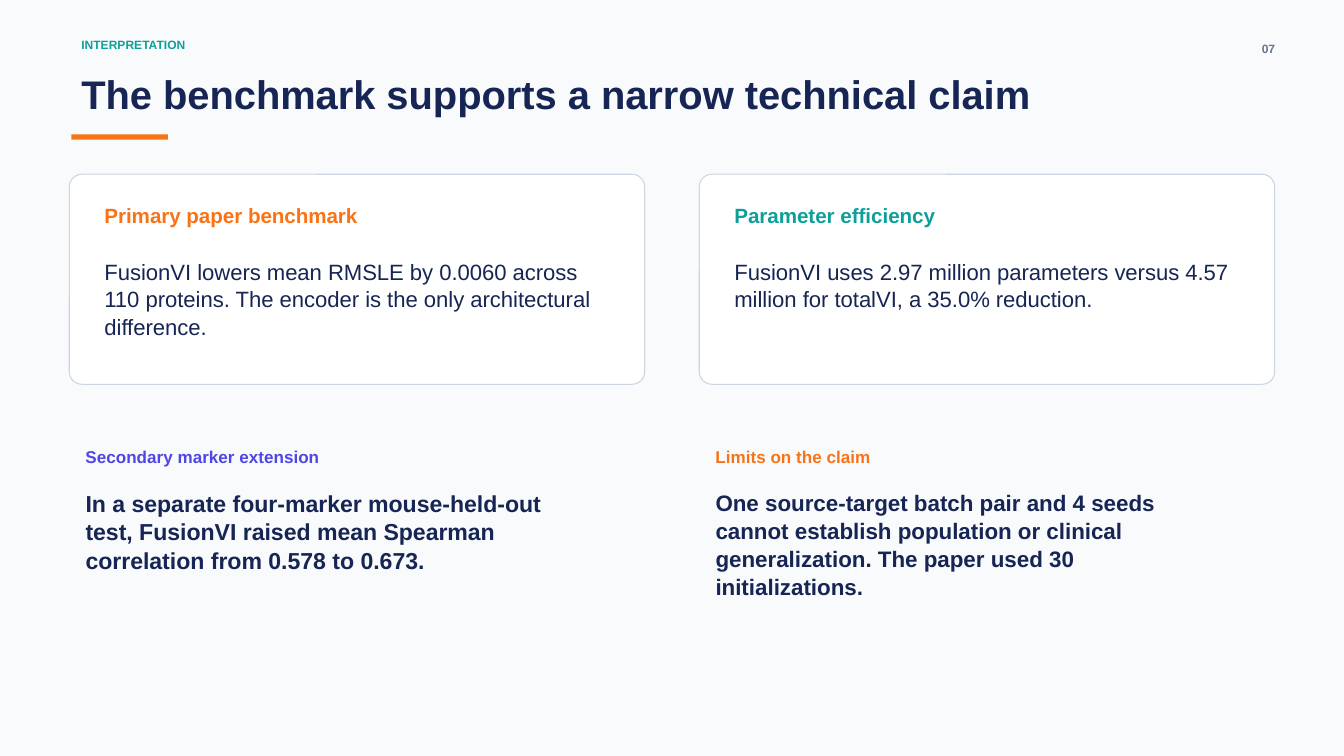
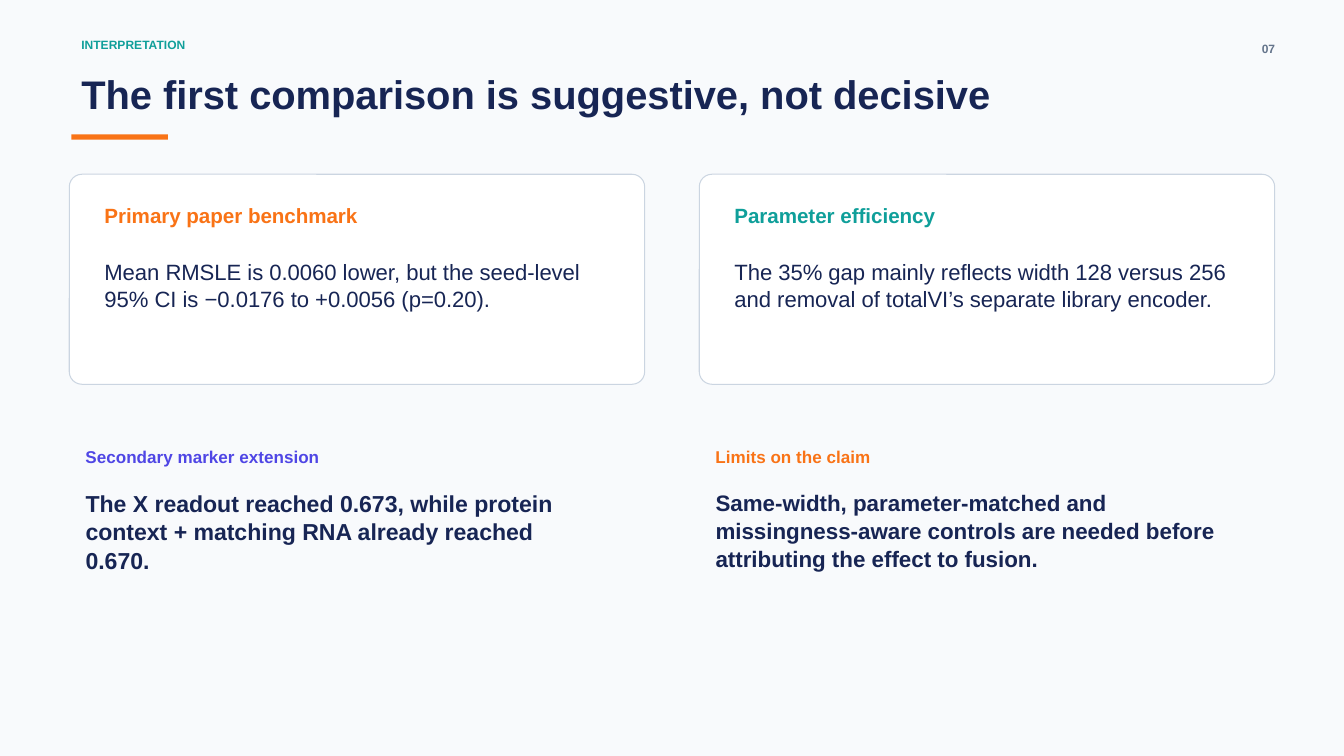
Before and after one commit to nazirad19/FusionVI, a slide deck: slide 7 of deliverables/FusionVI_Paper_Benchmark_Presentation.pptx. Drawn at 1344x756 pixels with LibreOffice and Linux fonts; fonts in the diff are those of the drawing. Boxes give left, top, right and bottom in pixels: in the first picture for what was removed or moved away, otherwise in the second. Text is boxed around its words. In the diff, an @@ line names an element or a change of style, - is before the commit and + after.

```diff
--- a/deliverables/FusionVI_Paper_Benchmark_Presentation.pptx
+++ b/deliverables/FusionVI_Paper_Benchmark_Presentation.pptx
@@ text at (x1=81, y1=80, x2=990, y2=118): text changed @@
-The benchmark supports a narrow technical claim
+The first comparison is suggestive, not decisive
@@ text at (x1=104, y1=264, x2=580, y2=312): text changed @@
-FusionVI lowers mean RMSLE by 0.0060 across 110 proteins. The encoder is the only architectural difference.
+Mean RMSLE is 0.0060 lower, but the seed-level 95% CI is −0.0176 to +0.0056 (p=0.20).
@@ text at (x1=734, y1=264, x2=1226, y2=312): text changed @@
-FusionVI uses 2.97 million parameters versus 4.57 million for totalVI, a 35.0% reduction.
+The 35% gap mainly reflects width 128 versus 256 and removal of totalVI’s separate library encoder.
@@ text at (x1=86, y1=495, x2=552, y2=570): text changed @@
-In a separate four-marker mouse-held-out test, FusionVI raised mean Spearman correlation from 0.578 to 0.673.
+The X readout reached 0.673, while protein context + matching RNA already reached 0.670.
@@ text at (x1=716, y1=494, x2=1214, y2=572): text changed @@
-One source-target batch pair and 4 seeds cannot establish population or clinical generalization. The paper used 30 initializations.
+Same-width, parameter-matched and missingness-aware controls are needed before attributing the effect to fusion.
```
Also in this commit, not shown: 5 other slides changed, 1 other file.
